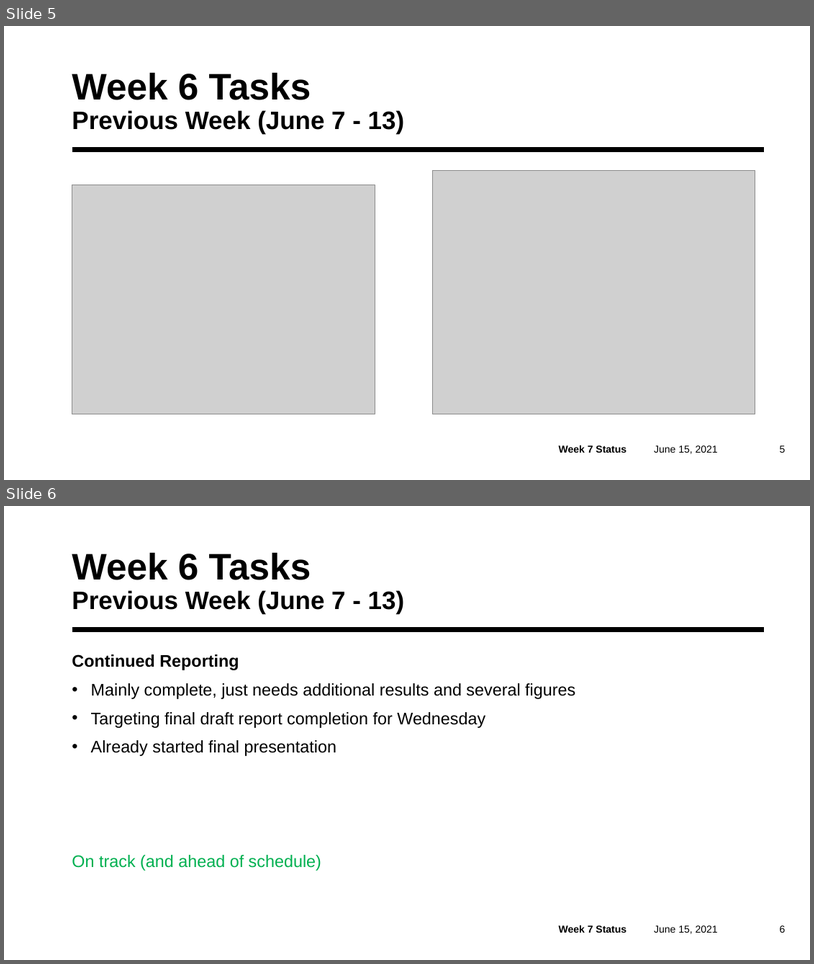
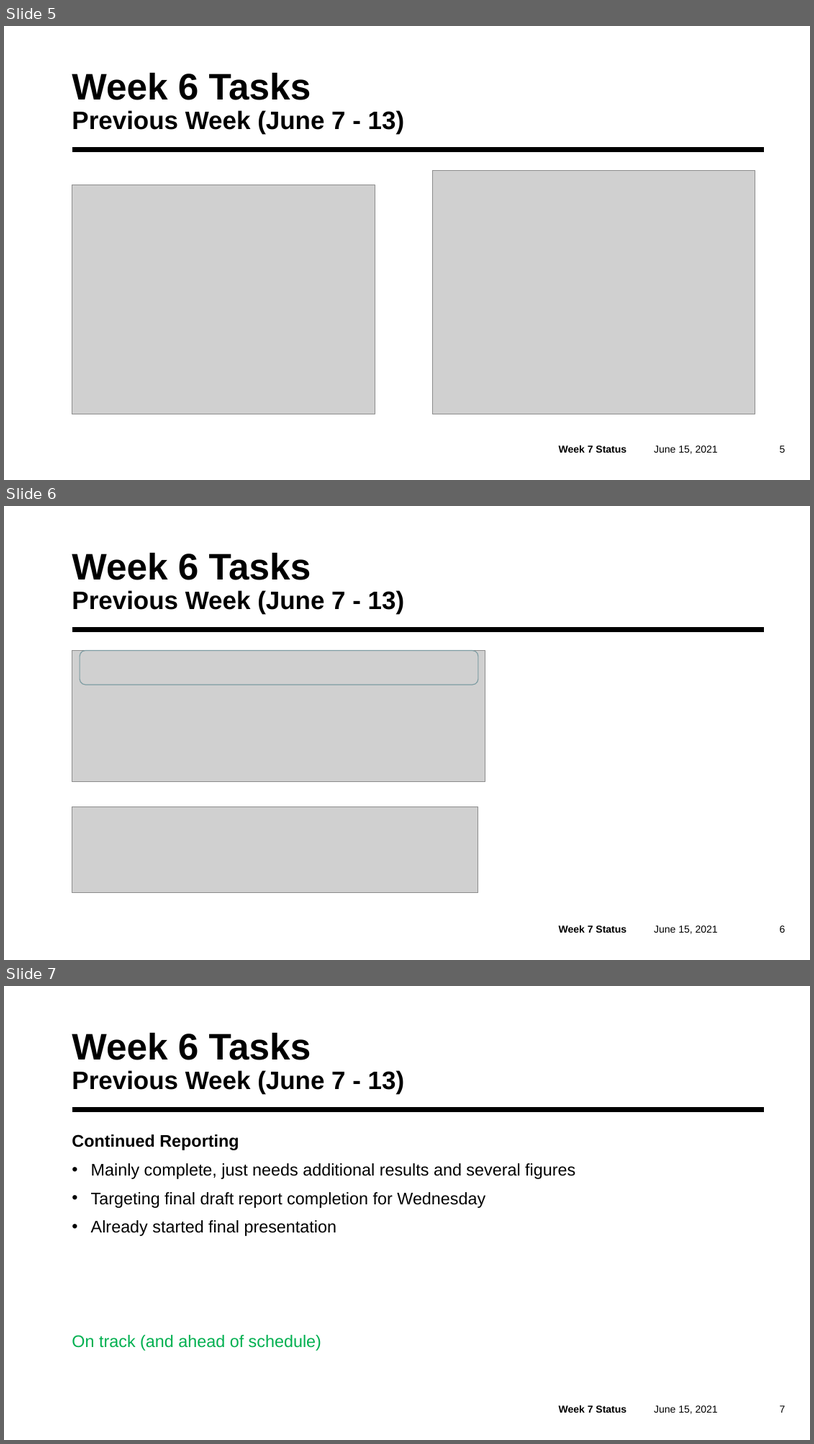
Before and after one commit to ubco-mds-2020-labs/w2020-data599-capstone-projects-ubc-udl, a slide deck: weekly-updates/20210615_progress.pptx. Shown one above the other, each under a label of ours: slides 5 and 6 before the commit, slides 5, 6 and 7 after it. The pictures are 814x964 and 814x1444 pixels, drawn with LibreOffice and Linux fonts; fonts in the diff are those of the drawing; grey boxes stand for pictures. Boxes give left, top, right and bottom in pixels: in the first picture for what was removed or moved away, otherwise in the second. Text is boxed around its words. In the diff, an @@ line names an element or a change of style, - is before the commit and + after.

```diff
--- a/weekly-updates/20210615_progress.pptx
+++ b/weekly-updates/20210615_progress.pptx
@@ slide 6 added at (x1=4, y1=506, x2=810, y2=960), background #FFFFFF; not listed: 1 template element that a slide beside it also shows @@
@@ title added at (x1=72, y1=552, x2=405, y2=614), 30 pt, text #000000, bold @@
+Week 6 Tasks
+Previous Week (June 7 - 13)
@@ picture added at (x1=72, y1=651, x2=486, y2=782) @@
@@ rounded rectangle added at (x1=80, y1=651, x2=478, y2=685), outline #7D9DA2 1 pt @@
@@ picture added at (x1=72, y1=806, x2=478, y2=892) @@
@@ text added at (x1=559, y1=925, x2=627, y2=932), 12 pt, text #000000, bold @@
+Week 7 Status
@@ text added at (x1=654, y1=925, x2=718, y2=934), 12 pt, text #000000 @@
+June 15, 2021
@@ page number added at (x1=780, y1=925, x2=786, y2=932), 12 pt, text #000000 @@
+6
@@ what was slide 6 is now slide 7 @@
@@ page number at (x1=780, y1=1405, x2=786, y2=1412): text changed @@
-6
+7
```
Also in this commit, not shown: 2 slides changed, 1 other file.
